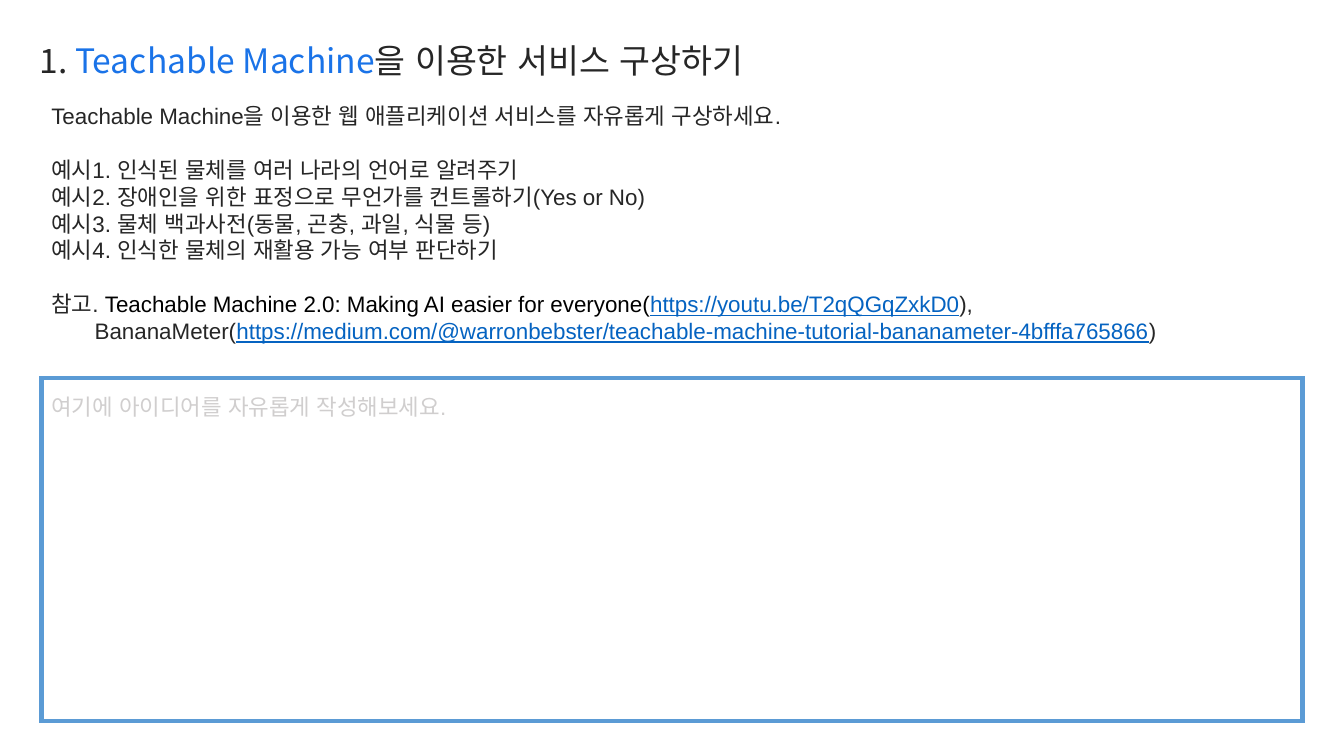
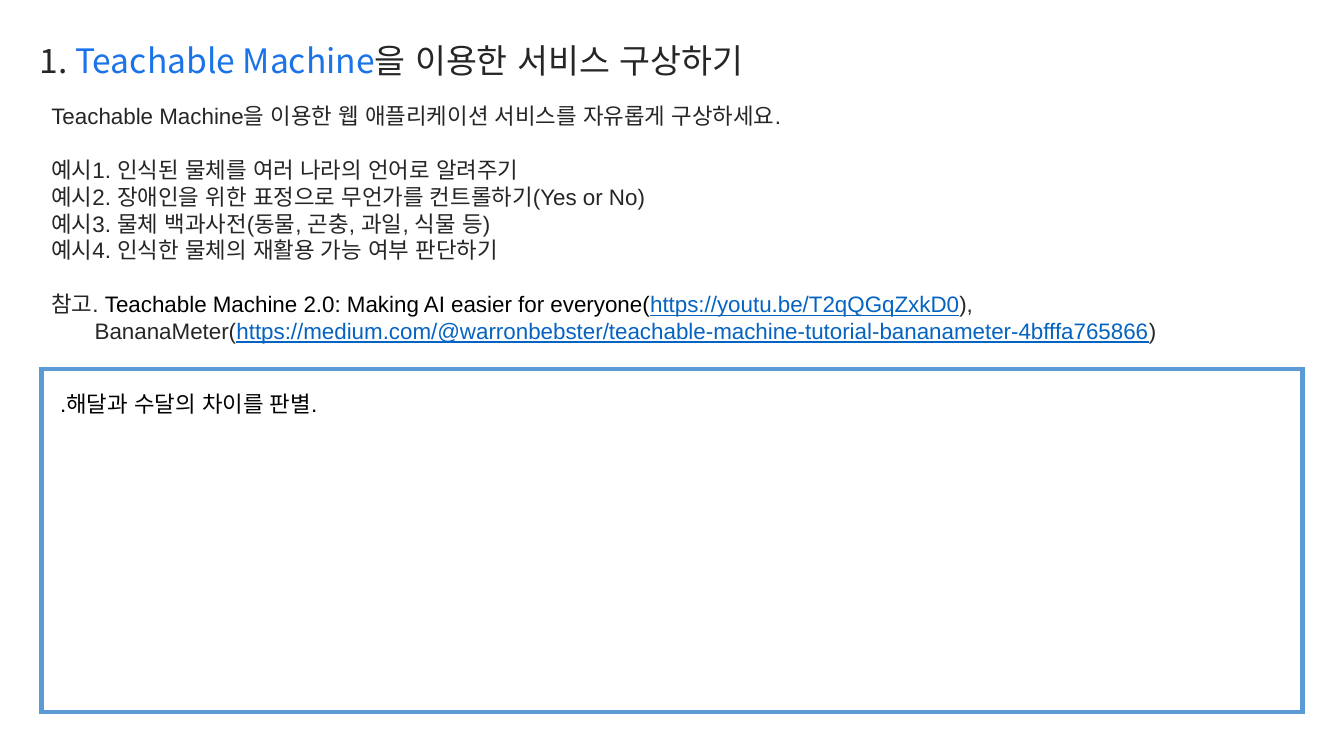
Before and after one commit to wnwotjr09/template, a slide deck: slide 2 of Report.pptx. Drawn at 1344x756 pixels with LibreOffice and Linux fonts; fonts in the diff are those of the drawing. Boxes give left, top, right and bottom in pixels: in the first picture for what was removed or moved away, otherwise in the second. Text is boxed around its words. In the diff, an @@ line names an element or a change of style, - is before the commit and + after.

```diff
--- a/Report.pptx
+++ b/Report.pptx
@@ rectangle: place and size @@
-rectangle at <box>41,378,1303,721</box>
+rectangle at <box>41,369,1303,712</box>
@@ text at <box>60,393,317,414</box>: text changed; text colour #D0CECE to #000000 @@
-여기에 아이디어를 자유롭게 작성해보세요.
+.해달과 수달의 차이를 판별.
```
Also in this commit, not shown: 2 other slides changed.
